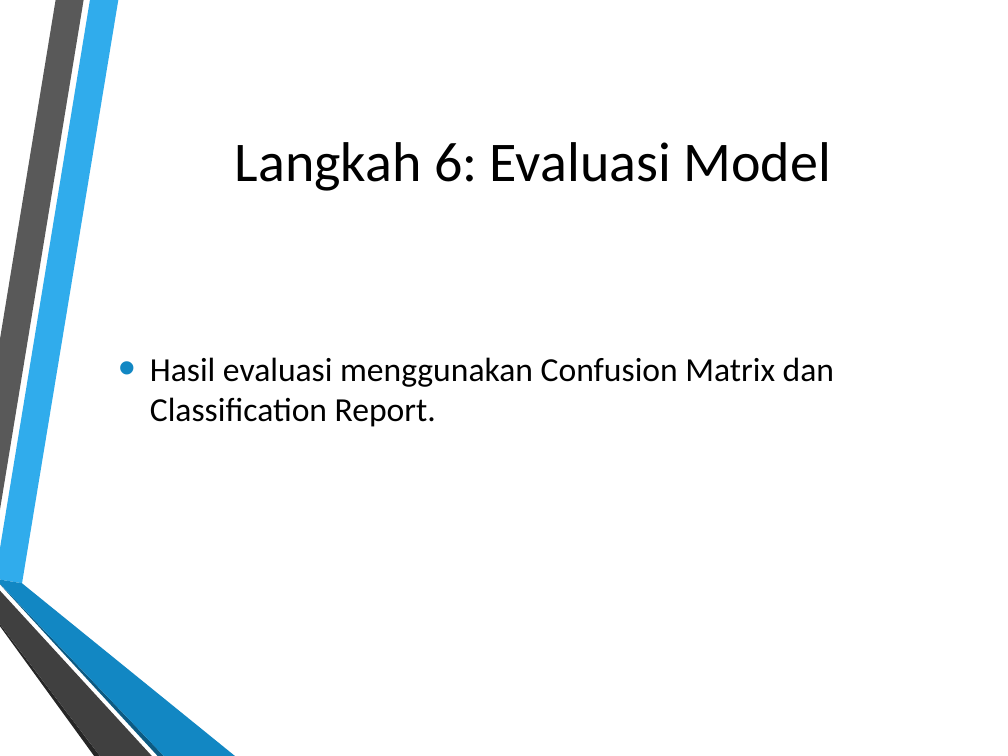
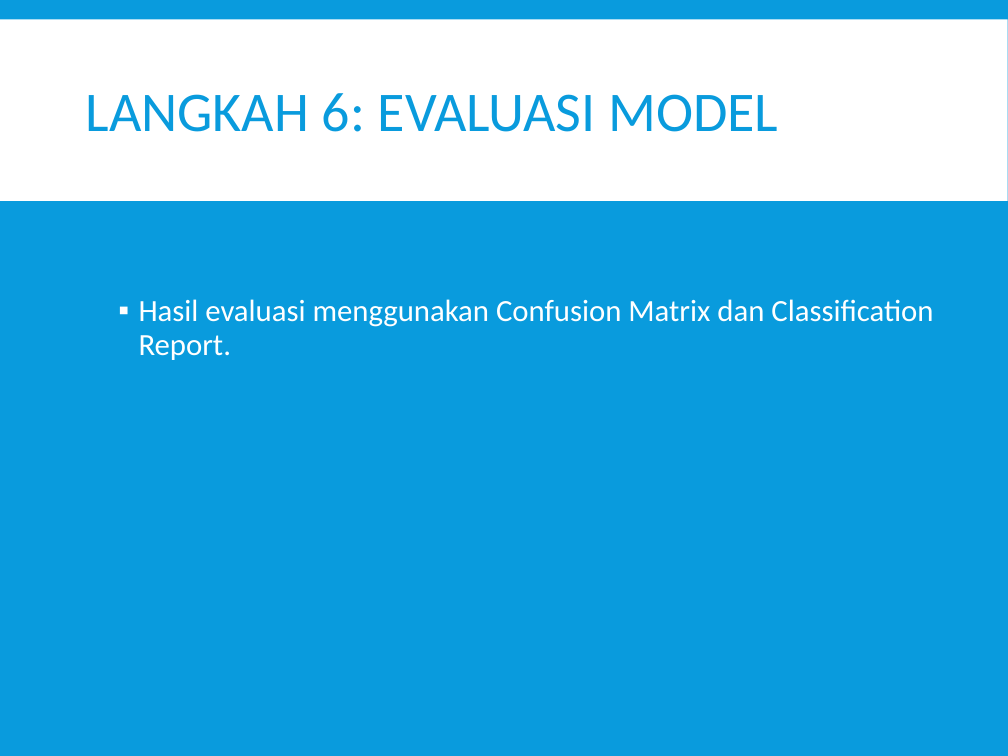
Before and after one commit to Adesartika33/Proyek-Analisis-Data-Dataset-Iris, a slide deck: slide 9 of Proyek_Analisis_Dataset_Iris_Ade Sartika Johanna Lumbantobing.pptx. Drawn at 1008x756 pixels with LibreOffice and Linux fonts; fonts in the diff are those of the drawing; background and template pictures are left out. Boxes give left, top, right and bottom in pixels: in the first picture for what was removed or moved away, otherwise in the second. Text is boxed around its words. In the diff, an @@ line names an element or a change of style, - is before the commit and + after.

```diff
--- a/Proyek_Analisis_Dataset_Iris_Ade Sartika Johanna Lumbantobing.pptx
+++ b/Proyek_Analisis_Dataset_Iris_Ade Sartika Johanna Lumbantobing.pptx
@@ background picture (left out) to #099BDD @@
@@ rectangle added at (0,19,1008,201), fill #FFFFFF @@
@@ title at (86,93,778,132): text changed; text colour #000000 to #099BDD @@
-Langkah 6: Evaluasi Model
+LANGKAH 6: EVALUASI MODEL
@@ text "Hasil evaluasi menggunakan Confusion Matrix ..." at (139,299,933,360): size 24 to 22 pt, text colour #000000 to #FFFFFF; bullet • to ▪; line spacing 1 to 0.9; more space between paragraphs; bullet colour #1287C3 to #FFFFFF; vertical alignment middle to top @@
@@ group removed at (0,0,235,756): 6 freeform shapes @@
```
Also in this commit, not shown: 12 other slides changed, 2 slides added.
